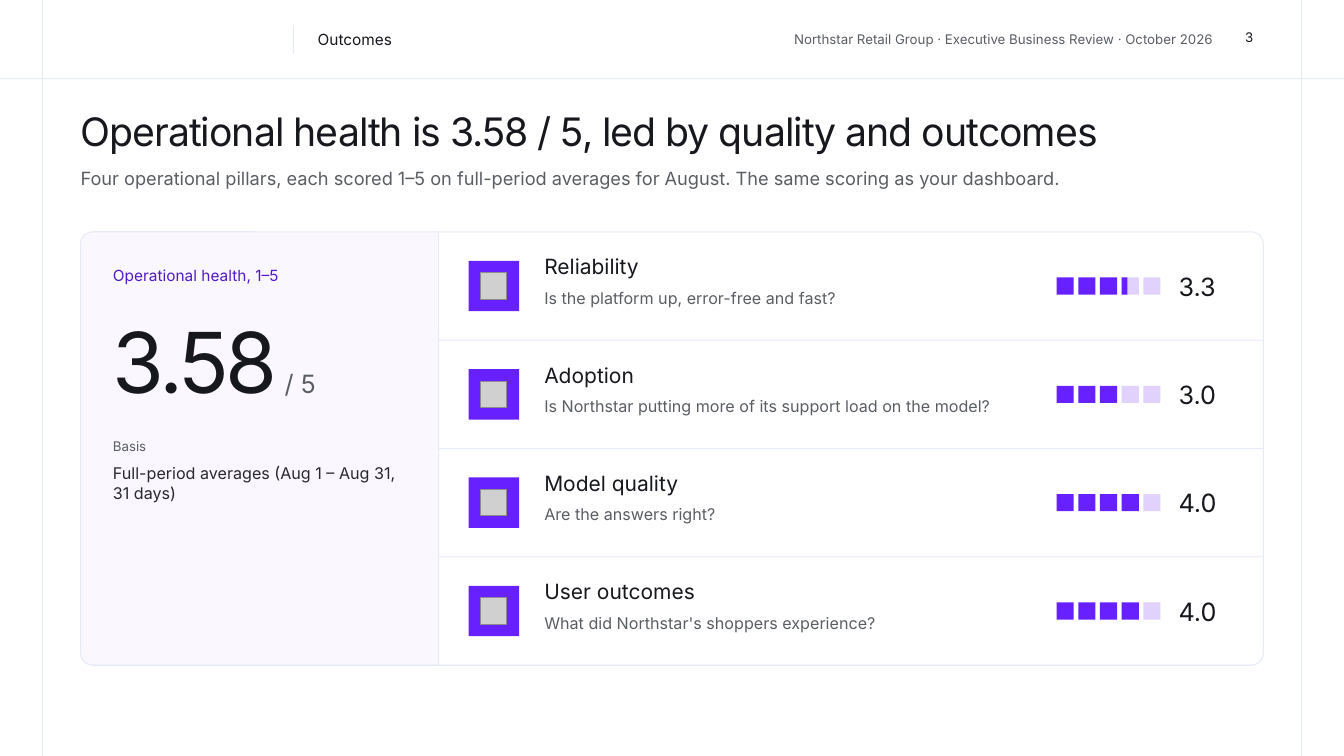
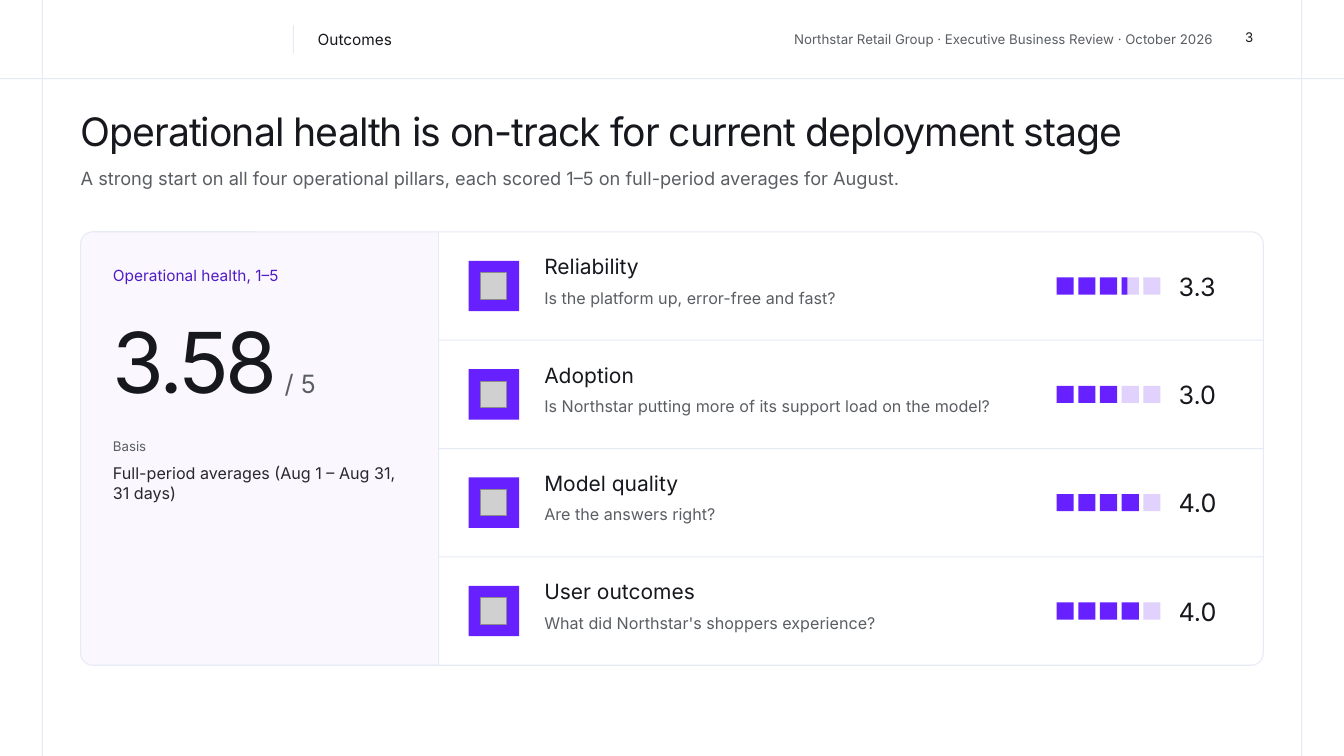
Before and after one commit to abbzonline/northstar-dashboards, a slide deck: slide 3 of ebr/Northstar_EBR_Oct2026.pptx. Drawn at 1344x756 pixels with LibreOffice and Linux fonts; fonts in the diff are those of the drawing; grey boxes stand for pictures; background and template pictures are left out. Boxes give left, top, right and bottom in pixels: in the first picture for what was removed or moved away, otherwise in the second. Text is boxed around its words. In the diff, an @@ line names an element or a change of style, - is before the commit and + after.

```diff
--- a/ebr/Northstar_EBR_Oct2026.pptx
+++ b/ebr/Northstar_EBR_Oct2026.pptx
@@ title at (81,116,1123,154): text changed @@
-Operational health is 3.58 / 5, led by quality and outcomes
+Operational health is on-track for current deployment stage
@@ text at (81,171,899,189): text changed @@
-Four operational pillars, each scored 1–5 on full-period averages for August. The same scoring as your dashboard.
+A strong start on all four operational pillars, each scored 1–5 on full-period averages for August.
```
Also in this commit, not shown: 4 other slides changed, 1 slide removed, 4 other files.
